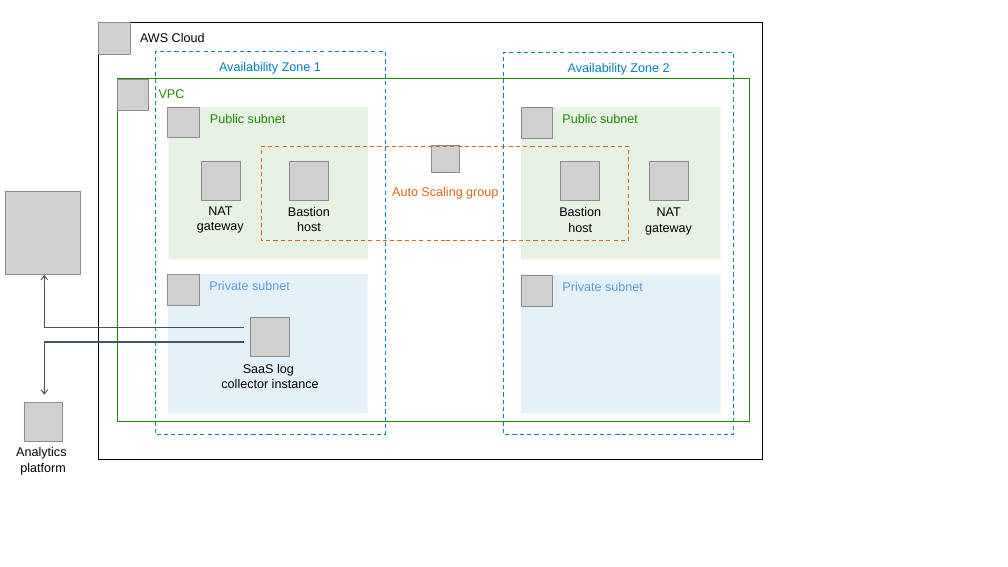
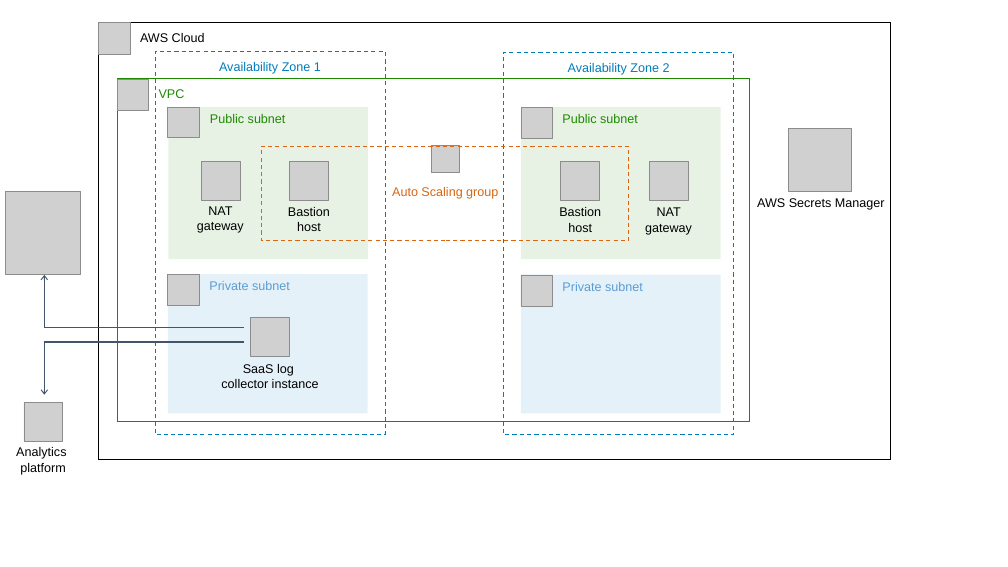
Before and after one commit to aws-quickstart/quickstart-jfrog-saas-log-collector, a slide deck: slide 1 of docs/images/jfrog-saas-log-collector-architecture-diagram.pptx. Drawn at 1008x567 pixels with LibreOffice and Linux fonts; fonts in the diff are those of the drawing; grey boxes stand for pictures. Boxes give left, top, right and bottom in pixels: in the first picture for what was removed or moved away, otherwise in the second. Text is boxed around its words. In the diff, an @@ line names an element or a change of style, - is before the commit and + after.

Commit message:
Added Secrets Manager

```diff
--- a/docs/images/jfrog-saas-log-collector-architecture-diagram.pptx
+++ b/docs/images/jfrog-saas-log-collector-architecture-diagram.pptx
@@ rectangle "AWS Cloud": place and size @@
-rectangle "AWS Cloud" at [98, 23, 762, 461]
+rectangle "AWS Cloud" at [98, 23, 891, 461]
@@ picture added at [789, 129, 851, 191] @@
@@ text added at [757, 198, 885, 210], 12 pt, text #000000 @@
+AWS Secrets Manager
```
Also in this commit, not shown: 1 other file.
